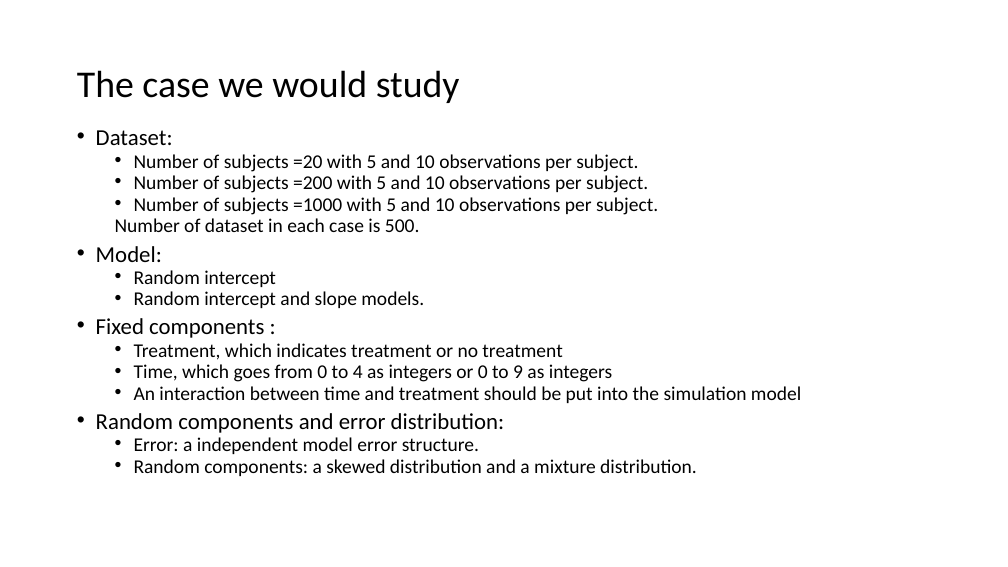
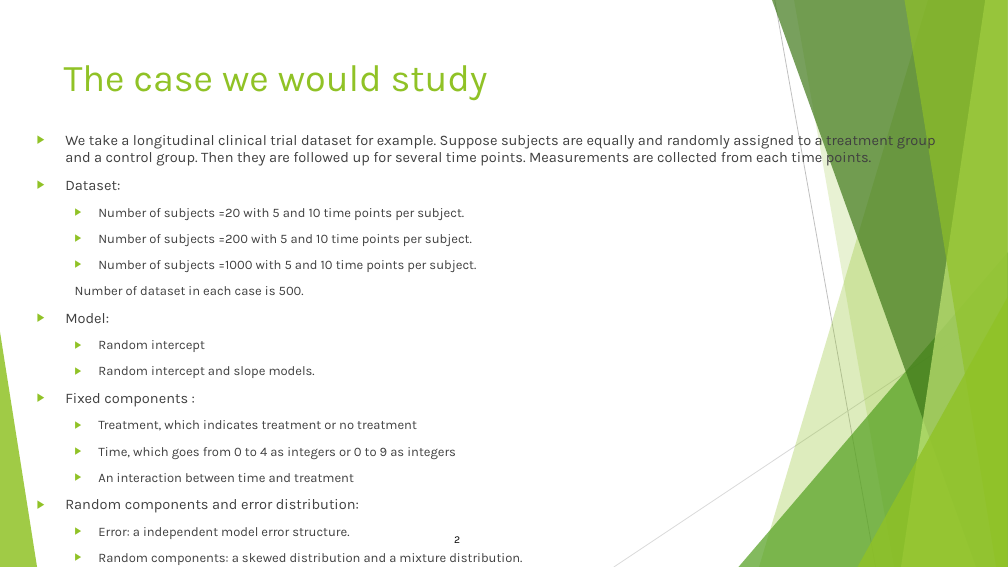
Before and after one commit to zhwr7125/BIOS6624, a slide deck: slide 2 of Project2/Reports/Project 2 interim.pptx. Drawn at 1008x567 pixels with LibreOffice and Linux fonts; fonts in the diff are those of the drawing. Boxes give left, top, right and bottom in pixels: in the first picture for what was removed or moved away, otherwise in the second. Text is boxed around its words. In the diff, an @@ line names an element or a change of style, - is before the commit and + after.

Commit message:
3rd version

```diff
--- a/Project2/Reports/Project 2 interim.pptx
+++ b/Project2/Reports/Project 2 interim.pptx
@@ title "The case we would study": place and size @@
-title "The case we would study" at (77,70,460,103)
+title "The case we would study" at (64,65,488,101)
@@ title "The case we would study" at (64,65,488,101): font Calibri to Karla, text colour #000000 to #90C226; line spacing 0.9 to 1; vertical alignment middle to top @@
@@ text "We take a longitudinal clinical ...": place and size @@
-text "We take a longitudinal clinical ..." at (96,130,801,476)
+text "We take a longitudinal clinical ..." at (65,131,936,539)
@@ text at (65,131,936,167): paragraph added @@
+▶ We take a longitudinal clinical trial dataset for example. Suppose subjects are equally and randomly assigned to a treatment group and a control group. Then they are followed up for several time points. Measurements are collected from each time points.
@@ text at (65,181,456,539): size 21.7 to 13.9 pt in "Dataset:", "Model:", "Fixed components :", "Random components and error distribution:"; font Calibri to Karla, text colour #000000 to #404040 in "Dataset:", "Number of dataset in each case is ...", "Model:", "Random intercept" and 7 more places; size 18.6 to 12.4 pt in "Number of dataset in each case is ...", "Random intercept", "Random intercept and slope models.", "Treatment, which indicates treatment or no treatment" and 3 more places; bullet • to ▶; line spacing 0.7 to 1; more space between paragraphs @@
@@ text at (98,208,476,272): text changed; size 18.6 to 12.4 pt; font Calibri to Karla; text colour #000000 to #404040 @@
-  • Number of subjects =20 with 5 and 10 observations per subject.
-  • Number of subjects =200 with 5 and 10 observations per subject.
-  • Number of subjects =1000 with 5 and 10 observations per subject.
+  ▶ Number of subjects =20 with 5 and 10 time points per subject.
+  ▶ Number of subjects =200 with 5 and 10 time points per subject.
+  ▶ Number of subjects =1000 with 5 and 10 time points per subject.
@@ group added at (0,0,1008,567): 5 freeform shapes, 3 triangles, 2 lines @@
@@ text at (98,473,354,482): text changed; size 18.6 to 12.4 pt; font Calibri to Karla; text colour #000000 to #404040 @@
-  • An interaction between time and treatment should be put into the simulation model
+  ▶ An interaction between time and treatment
@@ text added at (454,536,460,543), 10 pt, text #000000 @@
+2
```
Also in this commit, not shown: 2 other slides changed.
